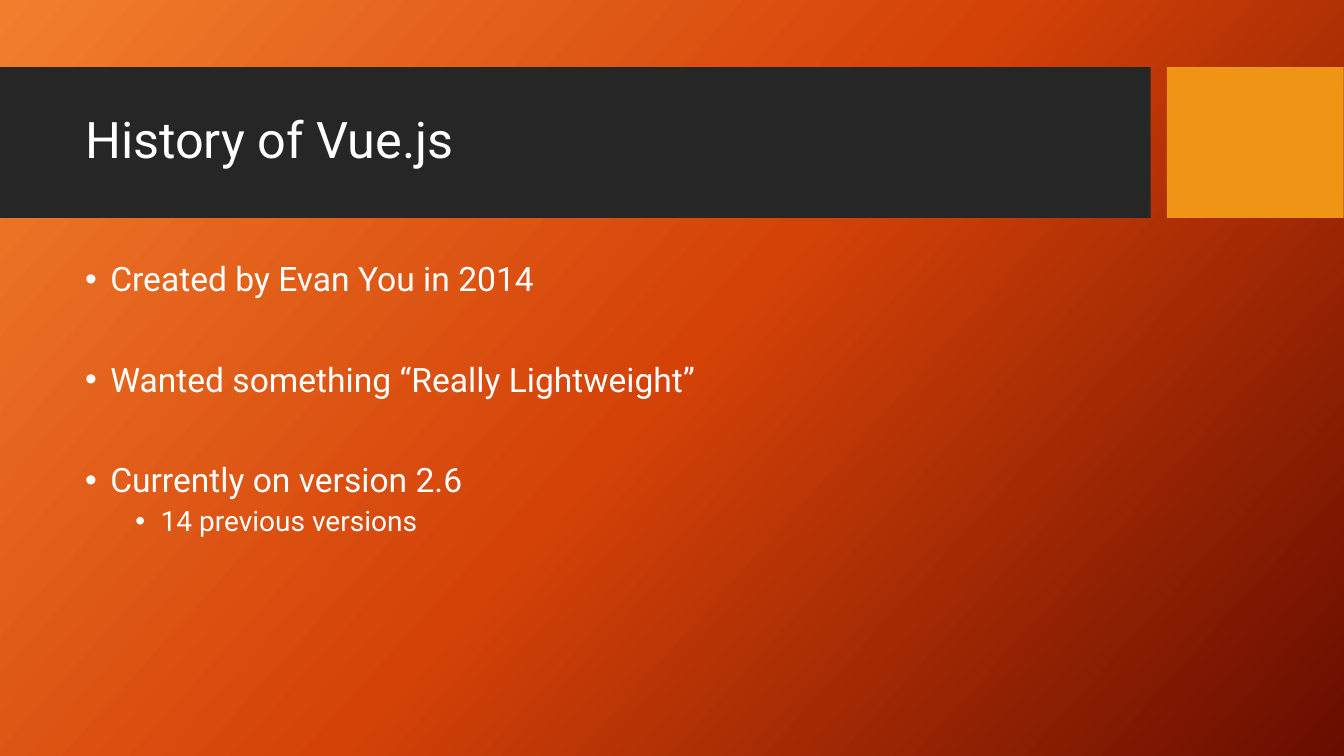
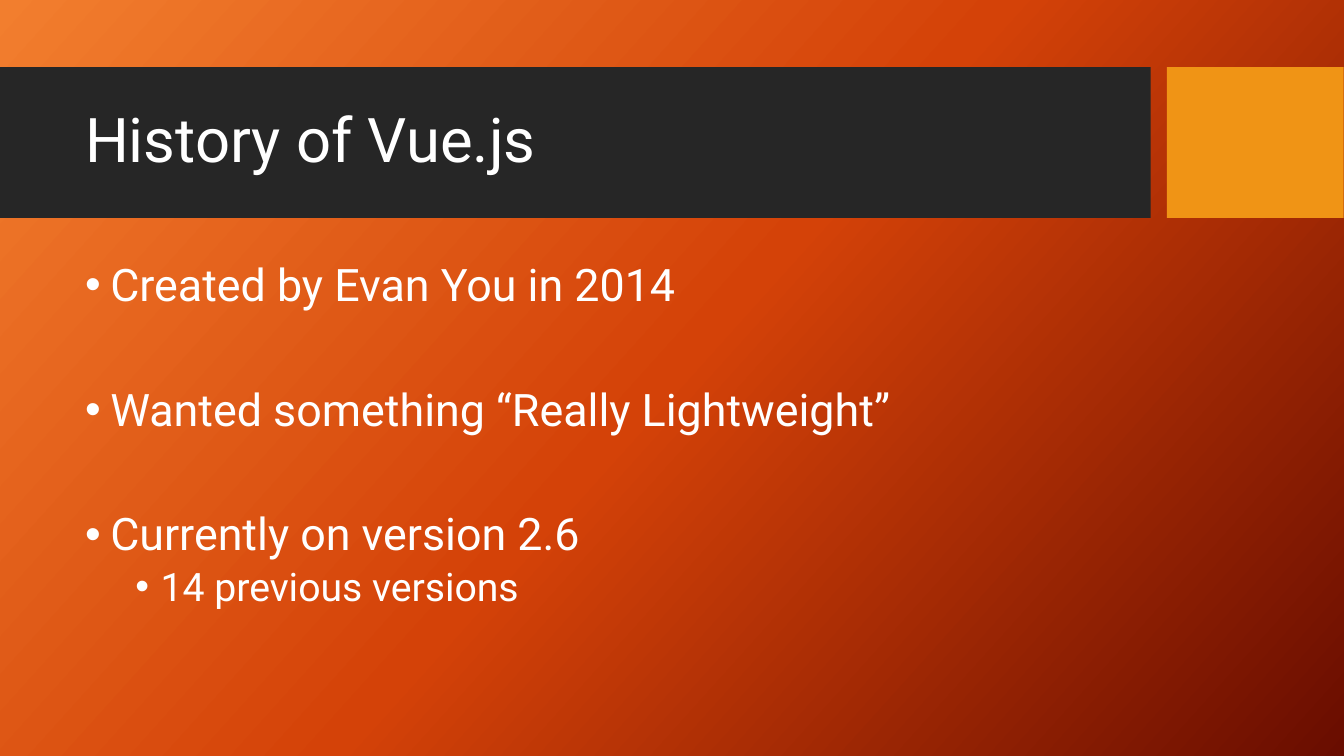
Before and after one commit to Echtniet/group-project, a slide deck: slide 4 of Vue.pptx. Drawn at 1344x756 pixels with LibreOffice and Linux fonts; fonts in the diff are those of the drawing; background and template pictures are left out. Boxes give left, top, right and bottom in pixels: in the first picture for what was removed or moved away, otherwise in the second. Text is boxed around its words. In the diff, an @@ line names an element or a change of style, - is before the commit and + after.

```diff
--- a/Vue.pptx
+++ b/Vue.pptx
@@ title "History of Vue.js" at [85, 115, 536, 175]: size 36 to 44 pt @@
@@ text "Created by Evan You in ..." at [110, 267, 890, 609]: size 24 to 32 pt in "Created by Evan You in 2014", "Wanted something “Really Lightweight”", "Currently on version 2.6"; size 20 to 28 pt in "14 previous versions" @@
```
Also in this commit, not shown: 7 other slides changed, 4 slides added.
